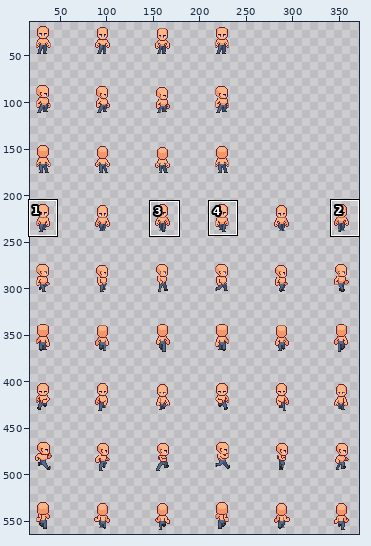
Pixel-art file -- Assets/Textures/Characters/player_spritesheet.aseprite. Above, an overview of the earlier version with the close-up marked.
Close-up. Before the edit:
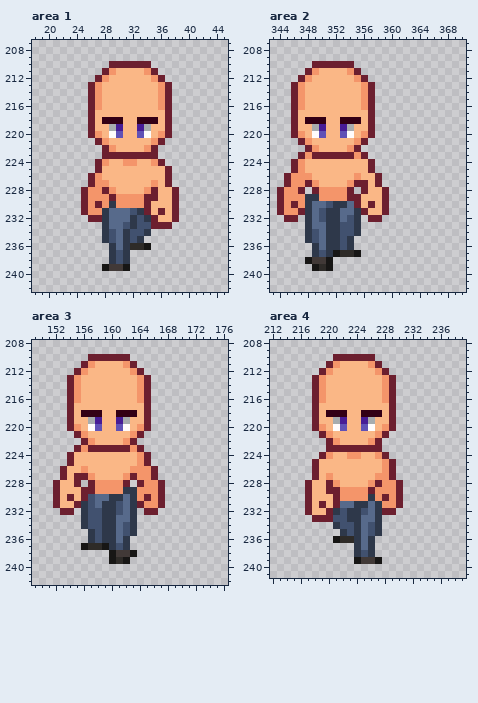
400x576 pixels, 1 frame. Shown: area 1: x 18..45, y 207..242; area 2: x 343..370, y 207..242; area 3: x 149..176, y 208..242; area 4: x 212..239, y 208..241. The wide view leaves out empty margins. The commit also changed other parts of the picture, which this record leaves out.
The result:
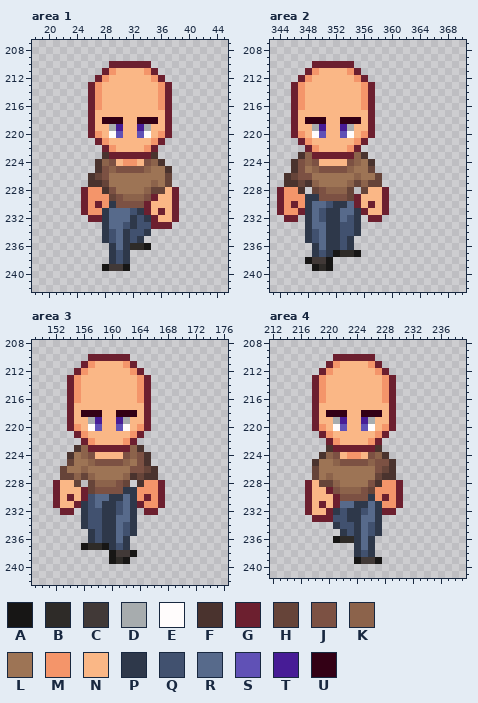
Palette (. is transparent): A #171615  B #2e2b28  C #413937  D #a7acae  E #fffcfc  F #4a332e  G #6c1f2f  H #664439  J #7c5143  K #8c634b  L #9d7455  M #f4956a  N #fab786  P #2e384a  Q #41516f  R #576a8b  S #6051b6  T #471c96  U #330015
Difference:
layer "Shirt" now shown
Area 1, layer "Shirt":
y 223: x 28 G -> F; x 35 G -> F
y 224: x 27..29 GMN -> FKJ; x 34..36 NMG -> JKF
y 225: x 27..37 GNNNNNNNNNG -> FJKJJJJKLLF
y 226: x 26..37 GMNNNNNNNNNG -> FHJLLLLLLLLH
y 227: x 26..37 GMMNNNNNNMNG -> FFHLLLLLLKLH
y 228: x 28..36 GMNNNNMGN -> FJLLLLKHH
y 229: x 29..34 GMMMMG -> HJKKKJ
y 230: x 30..33 MMMM -> JJJJ
Area 2, layer "Shirt":
y 223: x 347..348 GM -> FK; x 355..356 MG -> KF
y 224: x 346..349 GMNN -> FJKJ; x 354..357 NNNG -> JKLF
y 225: x 346..357 GMNNNNNNNNNG -> FJLKJJJJKLLH
y 226: x 345..358 GMMMNNNNNNMNNG -> FHJJLLLLLLKLLH
y 227: x 345..358 GMMGMNNNNMGGNG -> FFHFKLLLLKHKHH
y 228: x 347 G -> F; x 349..354 GMMMMG -> HJKKKH; x 356 G -> H
y 229: x 350..354 MMMMG -> JJJJH
Area 3, layer "Shirt":
y 223: x 155..156 GM -> FK; x 163..164 MG -> KF
y 224: x 154..157 GNNN -> FLKJ; x 162..165 NNMG -> JKJF
y 225: x 154..165 GNNNNNNNNNMG -> HLLKJJJJKLJF
y 226: x 153..166 GNNMNNNNNNMMMG -> HLLKLLLLLLJJHF
y 227: x 153..166 GNGGMNNNNMGMMG -> HHKHKLLLLKFHFF
y 228: x 155 G -> H; x 157..162 GMMMMG -> HKKKJH; x 164 G -> F
y 229: x 157..161 GMMMM -> HJJJJ
Area 4, layer "Shirt":
y 223: x 220 G -> F; x 227 G -> F
y 224: x 219..221 GMN -> FKJ; x 226..228 NMG -> JKF
y 225: x 218..229 GNNNNNNNNNMG -> FLLKJJJJKJJF
y 226: x 218..229 GNNNNNNNNNMG -> HLLLLLLLLJHF
y 227: x 218..229 GNMNNNNNNMMG -> HLKLLLLLLHFF
y 228: x 219..227 NGMNNNNMG -> HHKLLLLJF
y 229: x 221..226 GMMMMG -> JKKKJH
y 230: x 222..225 MMMM -> JJJJ
Boxes around the changes in both close-ups, in picture pixels (x1, y1, x2, y2):
changed: (88, 152, 172, 208)
changed: (284, 152, 382, 201)
changed: (60, 445, 158, 494)
changed: (312, 445, 396, 501)
